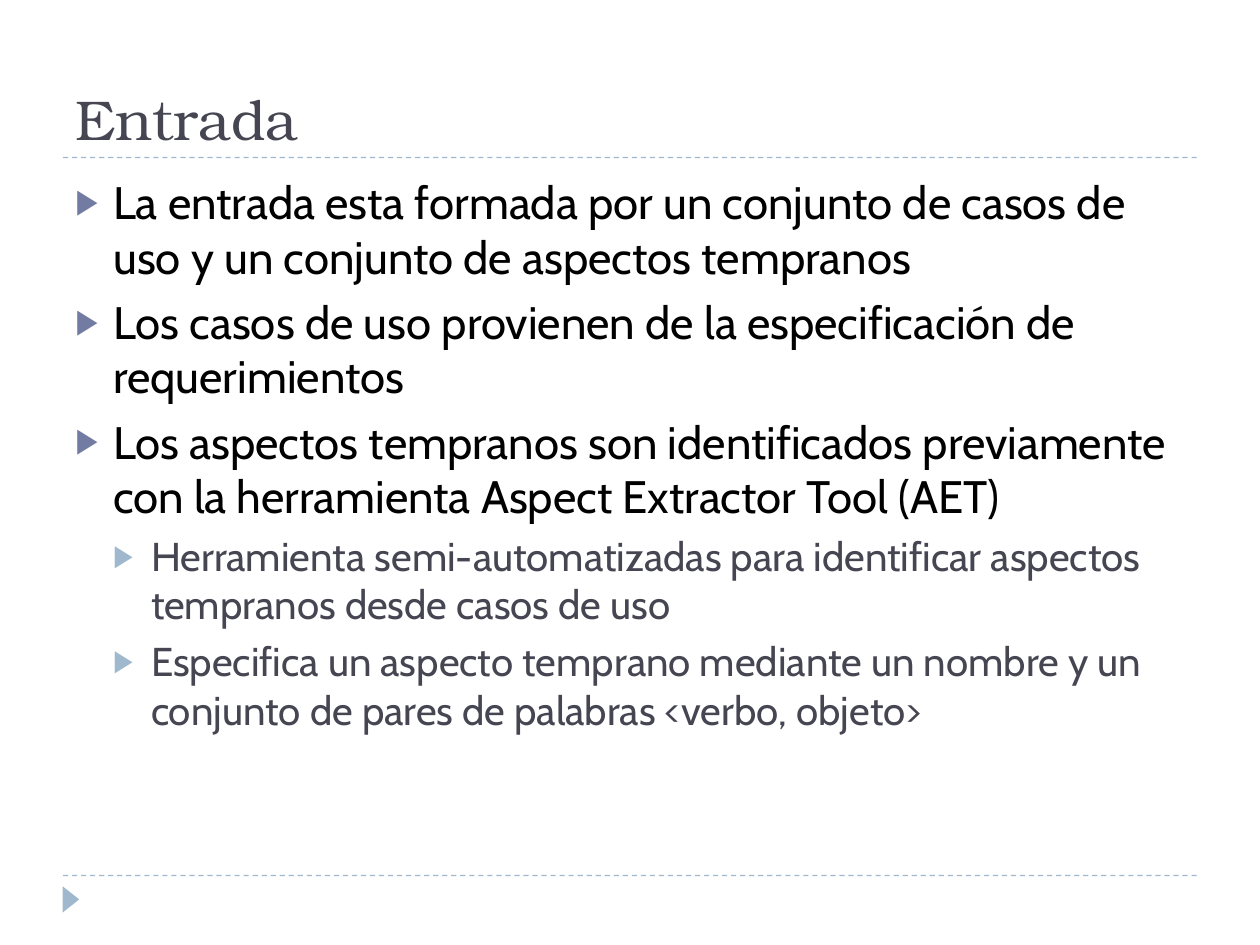
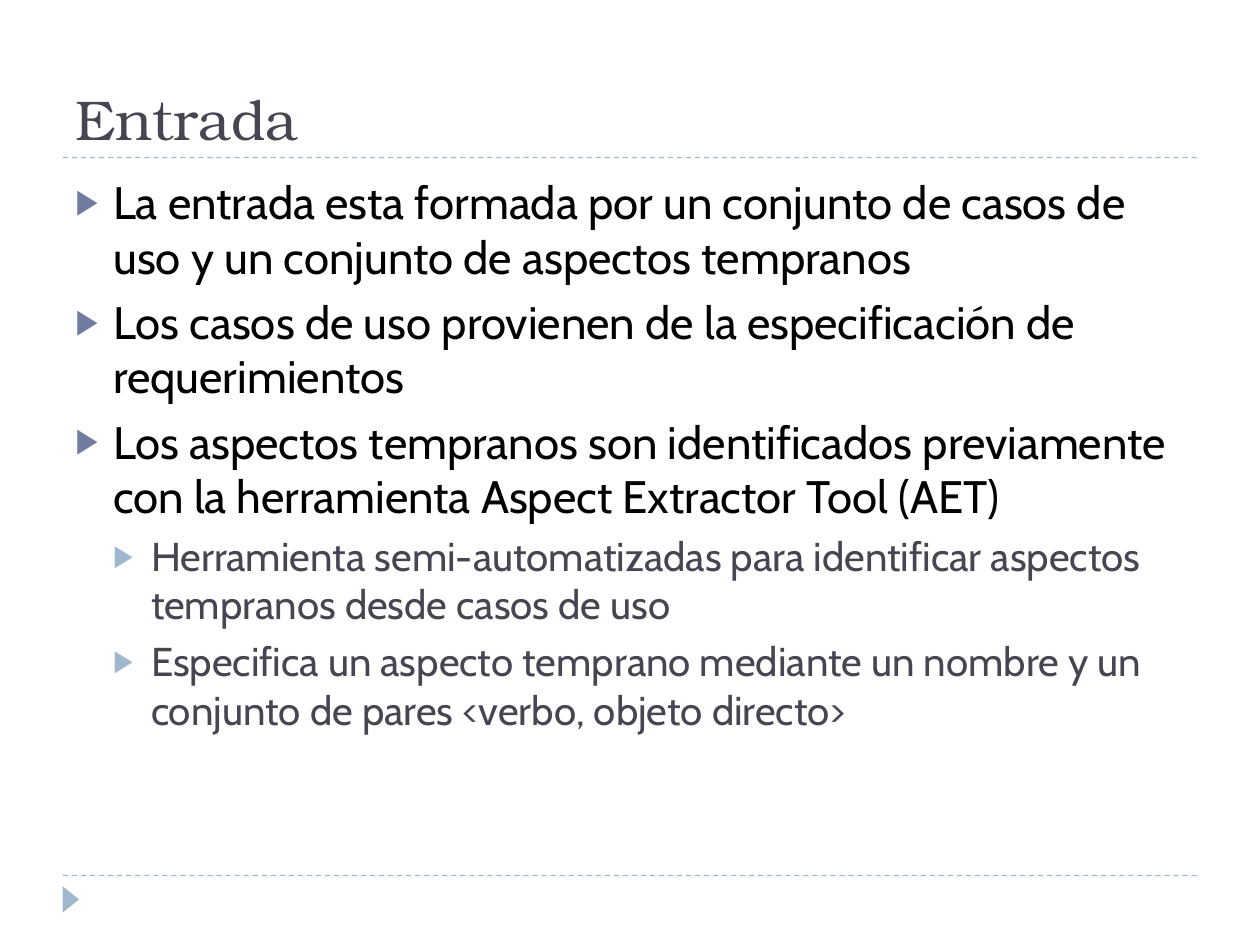
Before and after one commit to alejandrorago/qatesis2, a slide deck: slide 13 of Capitulos Finales/FilminasV0.2.pptx. Drawn at 1260x945 pixels with LibreOffice and Linux fonts; fonts in the diff are those of the drawing. Boxes give left, top, right and bottom in pixels: in the first picture for what was removed or moved away, otherwise in the second. Text is boxed around its words. In the diff, an @@ line names an element or a change of style, - is before the commit and + after.

```diff
--- a/Capitulos Finales/FilminasV0.2.pptx
+++ b/Capitulos Finales/FilminasV0.2.pptx
@@ text at [151,646,1142,734]: text changed @@
-  ▶ Especifica un aspecto temprano mediante un nombre y un conjunto de pares de palabras <verbo, objeto>
+  ▶ Especifica un aspecto temprano mediante un nombre y un conjunto de pares <verbo, objeto directo>
```
Also in this commit, not shown: 5 other slides changed.
